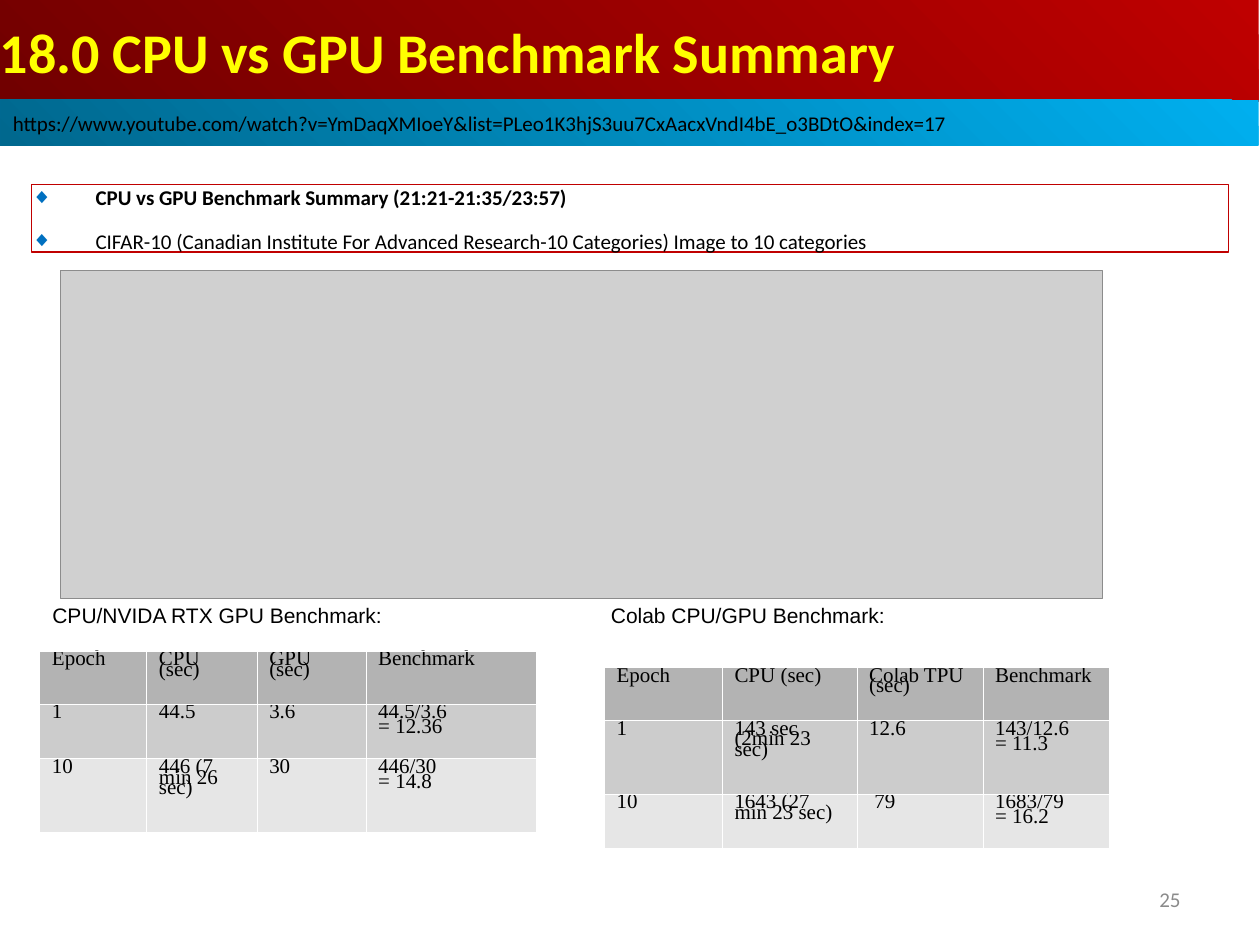
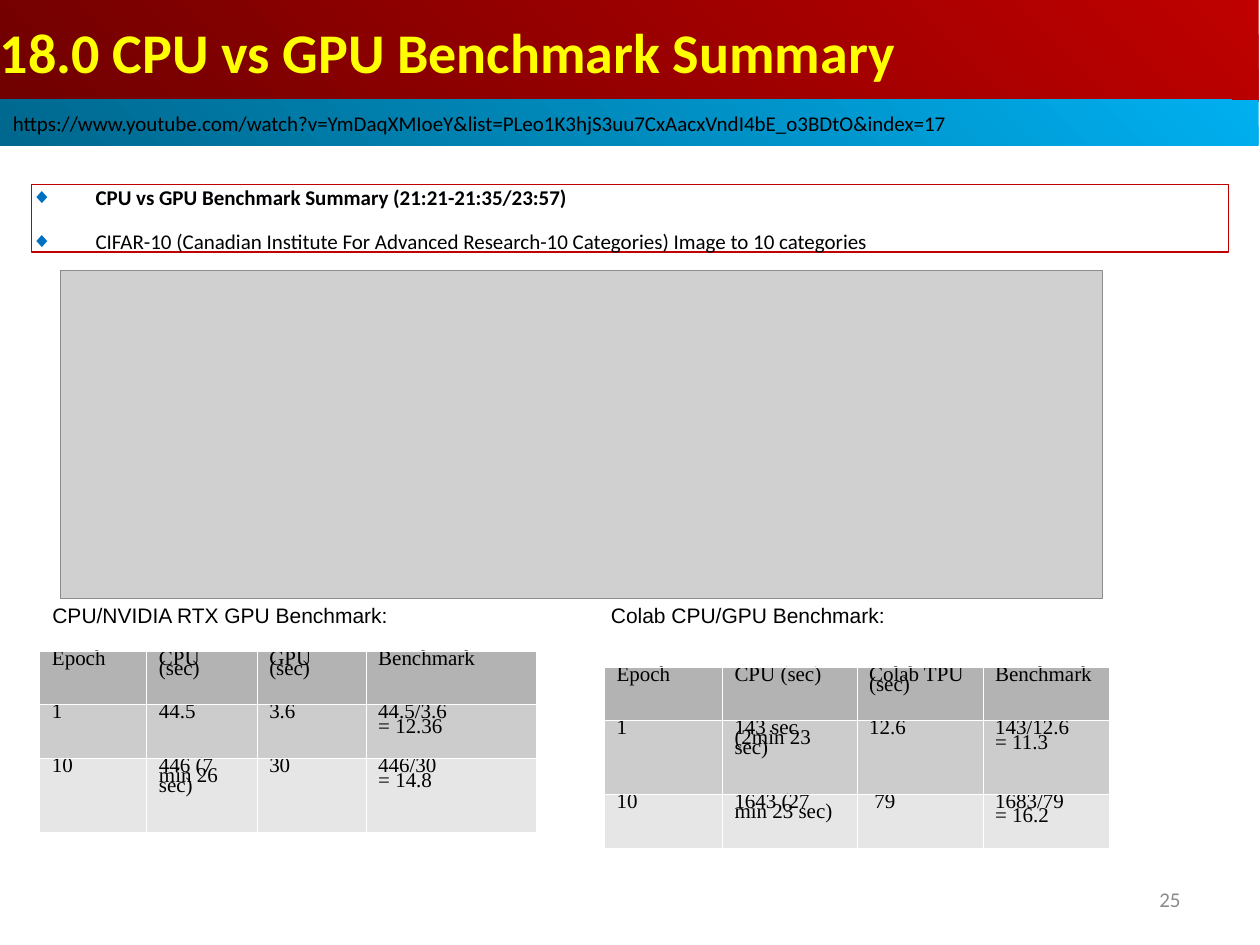
Before and after one commit to peterhchen/AIU_CS512_DL, a slide deck: slide 25 of 000_Lecture_Project/week08/01_Lecture/18.00_w07_review.ppt. Drawn at 1260x945 pixels with LibreOffice and Linux fonts; fonts in the diff are those of the drawing; grey boxes stand for pictures. Boxes give left, top, right and bottom in pixels: in the first picture for what was removed or moved away, otherwise in the second. Text is boxed around its words. In the diff, an @@ line names an element or a change of style, - is before the commit and + after.

```diff
--- a/000_Lecture_Project/week08/01_Lecture/18.00_w07_review.ppt
+++ b/000_Lecture_Project/week08/01_Lecture/18.00_w07_review.ppt
@@ text at bbox=[52, 607, 388, 624]: text changed @@
-CPU/NVIDA RTX GPU Benchmark:
+CPU/NVIDIA RTX GPU Benchmark:
@@ table at bbox=[39, 650, 536, 832] @@
@@ line spacing 0.46 to 0.43 @@
@@ table at bbox=[605, 668, 1110, 849] @@
@@ line spacing 0.46 to 0.43 @@
```
Also in this commit, not shown: 5 other slides changed, 1 other file.
